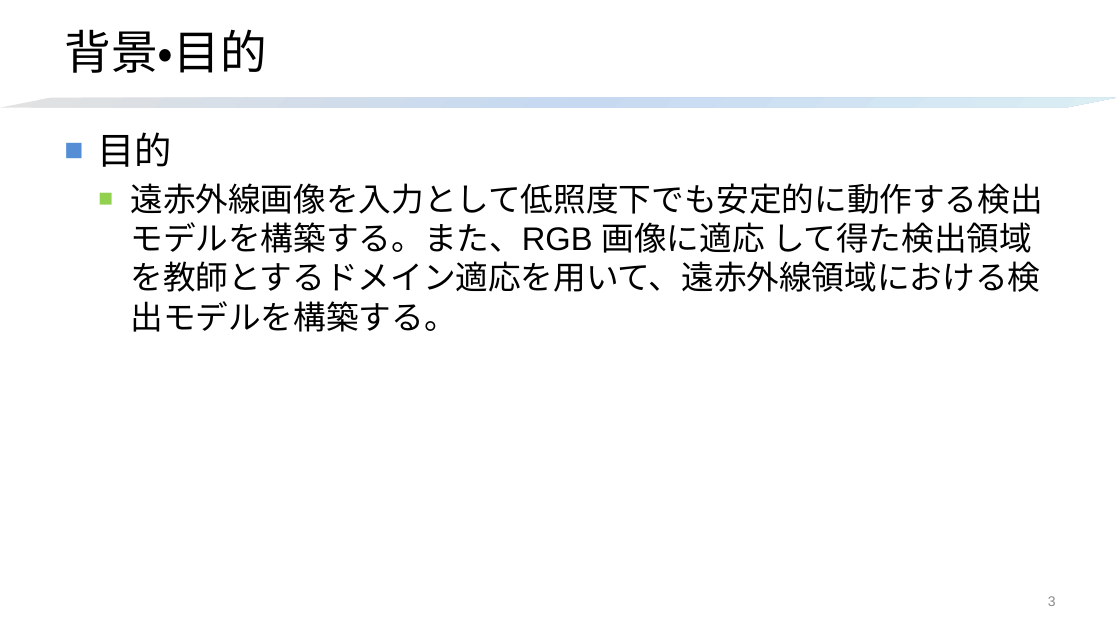
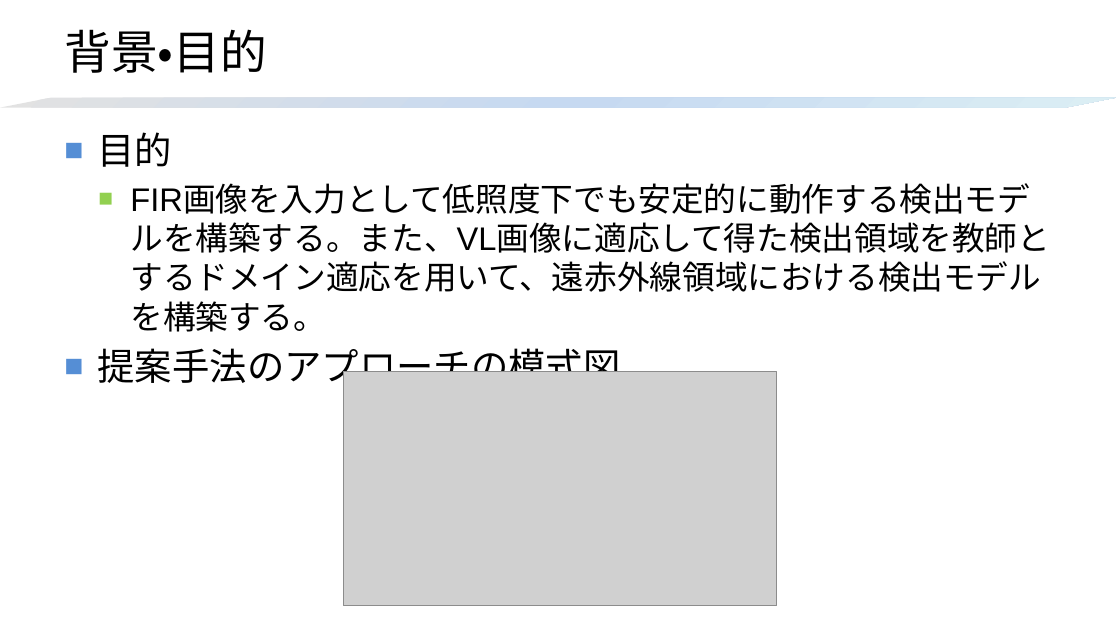
Before and after one commit to HagiriMigita/MDLab, a slide deck: slide 3 of kato.t2.pptx. Drawn at 1120x630 pixels with LibreOffice and Linux fonts; fonts in the diff are those of the drawing; grey boxes stand for pictures. Boxes give left, top, right and bottom in pixels: in the first picture for what was removed or moved away, otherwise in the second. Text is boxed around its words. In the diff, an @@ line names an element or a change of style, - is before the commit and + after.

```diff
--- a/kato.t2.pptx
+++ b/kato.t2.pptx
@@ text at (x1=98, y1=222, x2=1050, y2=390): text changed @@
-  ■ 遠赤外線画像を入力として低照度下でも安定的に動作する検出モデルを構築する。また、RGB 画像に適応 して得た検出領域を教師とするドメイン適応を用いて、遠赤外線領域における検出モデルを構築する。
+  ■ FIR画像を入力として低照度下でも安定的に動作する検出モデルを構築する。また、VL画像に適応して得た検出領域を教師とするドメイン適応を用いて、遠赤外線領域における検出モデルを構築する。
+■ 提案手法のアプローチの模式図
@@ picture added at (x1=343, y1=371, x2=776, y2=606) @@
@@ page number removed at (x1=1048, y1=596, x2=1056, y2=606) @@
-3
```
Also in this commit, not shown: 2 other slides changed, 13 slides added, 3 slides removed, 10 other files.
